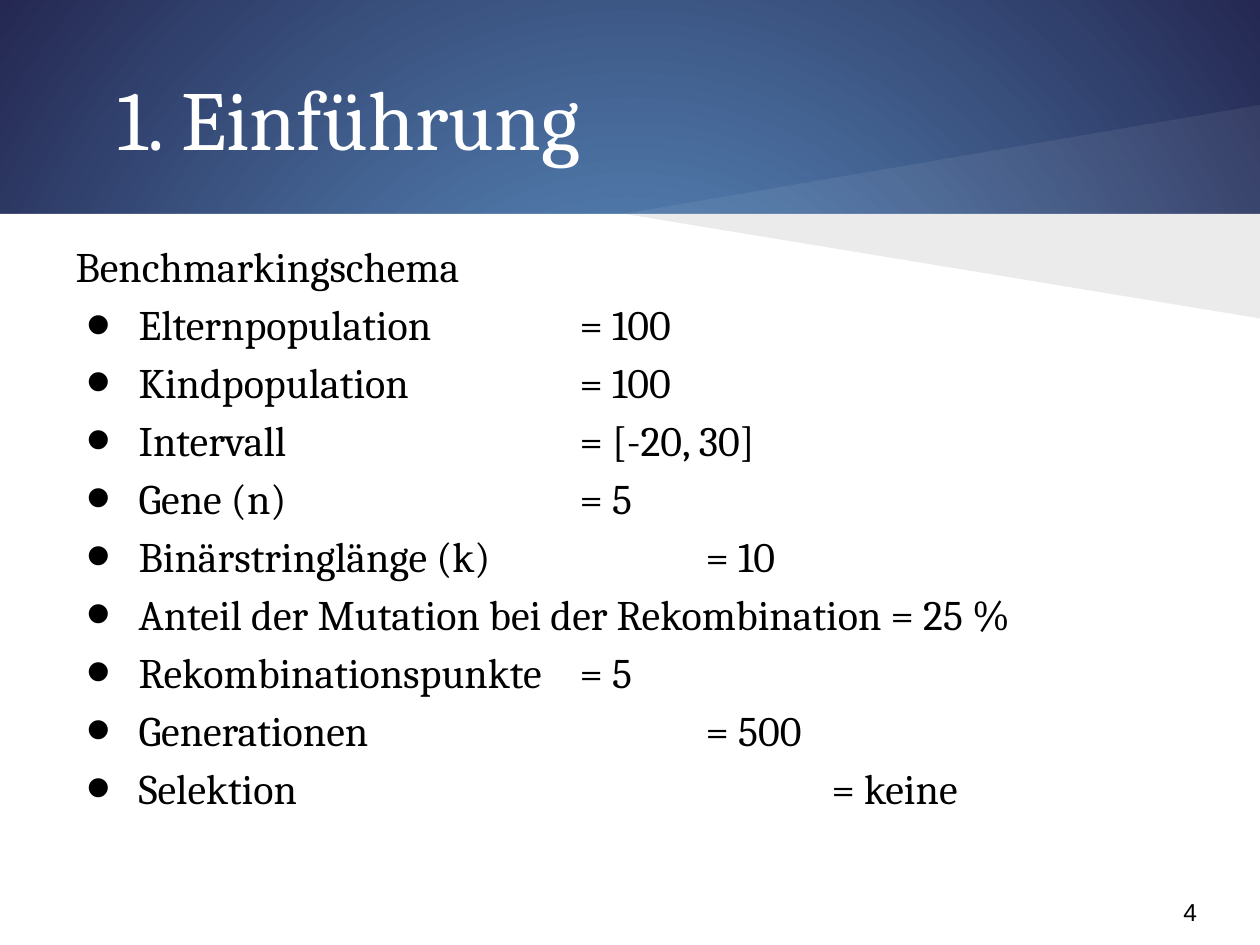
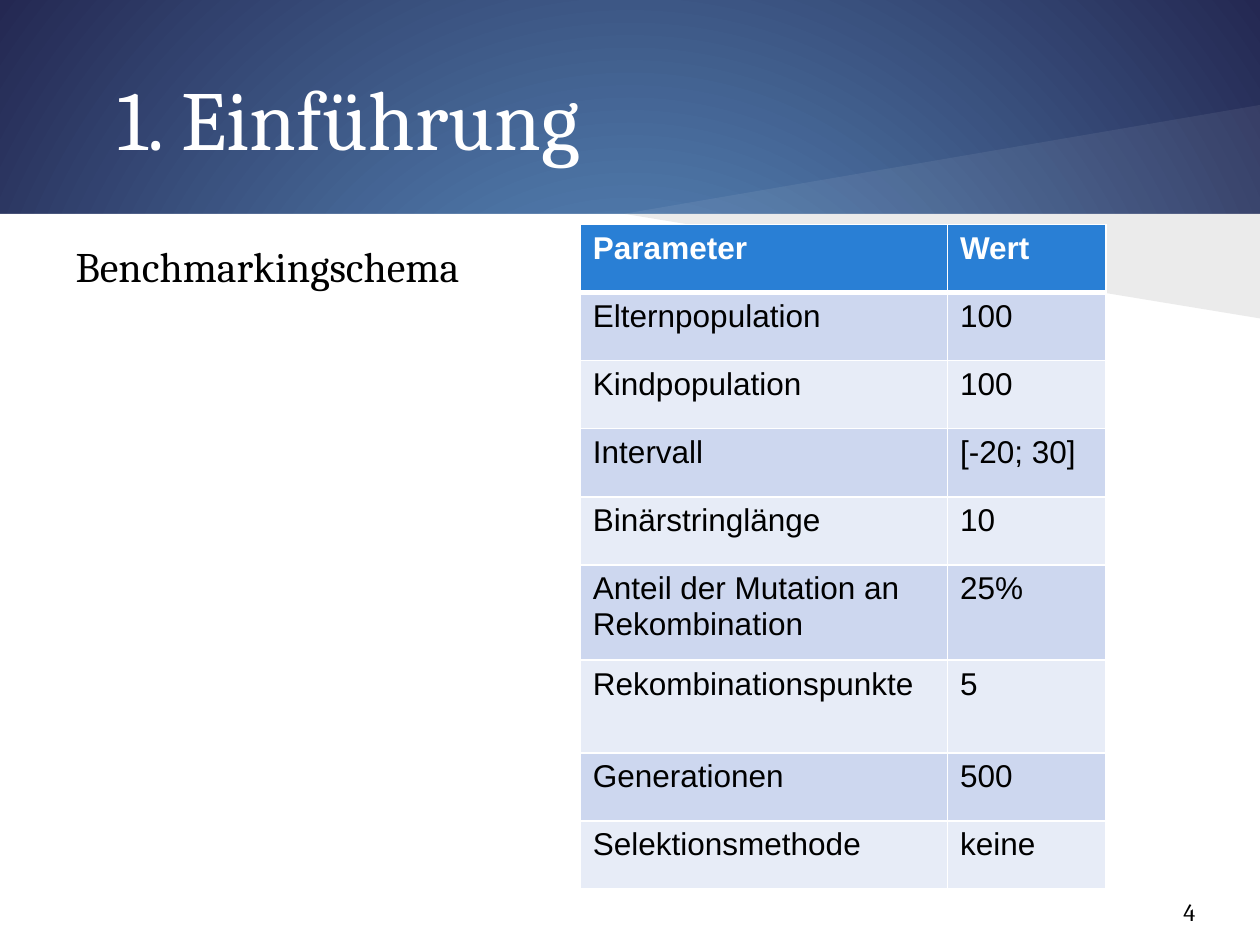
Before and after one commit to FalkoHilbert/evolotionaere-algorithmen, a slide deck: slide 4 of evolotionaereAlgorithmen/trunk/SystemOfEquations/Ergebnisse/Präsi/Einführung.pptx. Drawn at 1260x945 pixels with LibreOffice and Linux fonts; fonts in the diff are those of the drawing. Boxes give left, top, right and bottom in pixels: in the first picture for what was removed or moved away, otherwise in the second. Text is boxed around its words. In the diff, an @@ line names an element or a change of style, - is before the commit and + after.

```diff
--- a/evolotionaereAlgorithmen/trunk/SystemOfEquations/Ergebnisse/Präsi/Einführung.pptx
+++ b/evolotionaereAlgorithmen/trunk/SystemOfEquations/Ergebnisse/Präsi/Einführung.pptx
@@ table added at (581, 224, 1106, 890), 9 rows, 2 columns @@
+Parameter | Wert
+Elternpopulation | 100
+Kindpopulation | 100
+Intervall | [-20; 30]
+Binärstringlänge | 10
+Anteil der Mutation an Rekombination | 25%
+Rekombinationspunkte | 5
+Generationen | 500
+Selektionsmethode | keine
@@ text at (139, 311, 963, 805): paragraphs removed @@
-• Elternpopulation = 100
-• Kindpopulation = 100
-• Intervall = [-20, 30]
-• Gene (n) = 5
-• Binärstringlänge (k) = 10
-• Anteil der Mutation bei der Rekombination = 25 %
-• Rekombinationspunkte = 5
-• Generationen = 500
-• Selektion = keine
@@ page number at (1183, 904, 1195, 921): font Arial to Cambria @@
```
Also in this commit, not shown: 7 other slides changed, 3 slides added.
